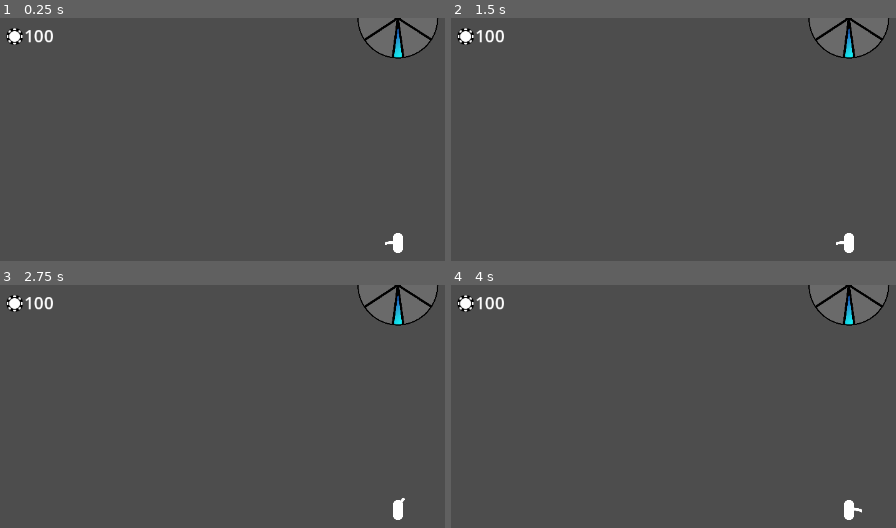
Above: before the commit, frames 1-4 (two rows, left to right).
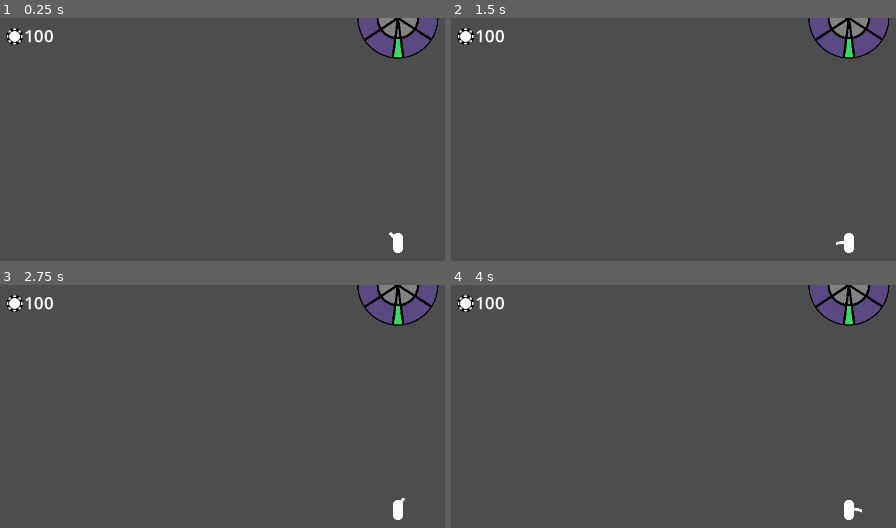
Above: after the commit, the same moments.

Repository: ClipperDev/spinning-game
Game: Godot game, scene res://levels/test_world.tscn
The game is run twice, just before and just after one commit, with the same random seed, the same clock (stepped at 60 frames per second) and the same inputs.
Inputs (mouse positions are in pixels of both pictures, inside the frame that each line leads up to):
- Up to frame 1 (0.25 s): no input
- Up to frame 2 (1.5 s): tap Enter at 0.5 s; move the mouse to (outside the picture) at 0.52 s; press the mouse at (outside the picture) at 0.53 s; hold D (right) from 0.53 s (still down); tap Space (jump) at 0.77, 1.25 s; move the mouse to (outside the picture) at 1.27 s; release the mouse at (outside the picture) at 1.28 s; tap Q (spin) at 1.35 s
- Up to frame 3 (2.75 s): tap Space (jump) at 1.52 s; tap Enter at 2 s; move the mouse to (outside the picture) at 2.02 s; release D (right) at 2.03 s; press the mouse at (outside the picture) at 2.03 s; hold A (left) from 2.03 s (still down)
- Up to frame 4 (4 s): tap Space (jump) at 2.75, 3.02, 3.77 s; move the mouse to (outside the picture) at 2.77 s; release A (left) at 2.78 s; release the mouse at (outside the picture) at 2.78 s; hold D (right) from 2.78 s (still down); tap Q (spin) at 2.85 s; tap Enter at 3.5 s; move the mouse to (outside the picture) at 3.52 s; press the mouse at (outside the picture) at 3.53 s

The runs differ from the first frame. In frame 1, 1.6% of the frame differs, in the area x 80-99%, y 0-94%; in frame 2, 1.6%; in frame 3, 1.6%; in frame 4, 1.6%.

Commit message:
quick image replacements

Diff:
--- a/scripts/player.gd
+++ b/scripts/player.gd
@@ -27,7 +27,7 @@
 func _physics_process(delta: float) -> void:
 	# onle the basic movement is in play rn, maybe change this later
 	if not is_on_floor():
-		velocity += get_gravity() * 0.9 * delta
+		velocity += get_gravity() * delta
 	if Input.is_action_just_pressed("jump") and is_on_floor():
 		velocity.y = -jump_vel
 	var direction := Input.get_axis("left", "right")
--- a/ui/wheel.tscn
+++ b/ui/wheel.tscn
@@ -8,7 +8,7 @@
 anchors_preset = 0
 
 [node name="JackpotPlaceholder" type="Sprite2D" parent="." unique_id=1901642495]
-position = Vector2(2, 150)
+position = Vector2(1, 150)
 rotation = 3.1415927
 texture = ExtResource("1_oyw86")
 
@@ -47,6 +47,7 @@
 texture = ExtResource("2_fccca")
 
 [node name="slot_1" type="Area2D" parent="." unique_id=800931037]
+visible = false
 
 [node name="CollisionPolygon2D2" type="CollisionPolygon2D" parent="slot_1" unique_id=1703584030]
 position = Vector2(80, 126.00001)
@@ -54,6 +55,7 @@
 polygon = PackedVector2Array(-9.5, -148.8, -9.5, -147.3, -54.800003, -142.5, -60, -142.5, -121.5, -122.7, -121.5, -116.8, -1.5, 139.1, -1.5, 141.9, 3.199997, 142.9, 120.399994, -116.5, 121.899994, -116.5, 122.899994, -121.2, 102.5, -130.4, 102.5, -131.9, 65.5, -140.9, 65.5, -142.3)
 
 [node name="slot_2" type="Area2D" parent="." unique_id=823722900]
+visible = false
 
 [node name="CollisionPolygon2D3" type="CollisionPolygon2D" parent="slot_2" unique_id=187954933]
 position = Vector2(147, 20.999998)
@@ -61,6 +63,7 @@
 polygon = PackedVector2Array(-9.5, -148.8, -9.5, -147.3, -54.800003, -142.5, -60, -142.5, -121.5, -122.7, -121.5, -116.8, -1.5, 139.1, -1.5, 141.9, 3.199997, 142.9, 120.399994, -116.5, 121.899994, -116.5, 122.899994, -121.2, 102.5, -130.4, 102.5, -131.9, 65.5, -140.9, 65.5, -142.3)
 
 [node name="slot_3" type="Area2D" parent="." unique_id=1393785933]
+visible = false
 
 [node name="CollisionPolygon2D4" type="CollisionPolygon2D" parent="slot_3" unique_id=838261480]
 position = Vector2(110.99999, -98.99999)
@@ -68,12 +71,14 @@
 polygon = PackedVector2Array(-9.5, -148.8, -9.5, -147.3, -54.800003, -142.5, -60, -142.5, -121.5, -122.7, -121.5, -116.8, -1.5, 139.1, -1.5, 141.9, 3.199997, 142.9, 120.399994, -116.5, 121.899994, -116.5, 122.899994, -121.2, 102.5, -130.4, 102.5, -131.9, 65.5, -140.9, 65.5, -142.3)
 
 [node name="slot_4" type="Area2D" parent="." unique_id=262303307]
+visible = false
 
 [node name="CollisionPolygon2D5" type="CollisionPolygon2D" parent="slot_4" unique_id=102047264]
 position = Vector2(-2, -150)
 polygon = PackedVector2Array(-9.5, -148.8, -9.5, -147.3, -54.800003, -142.5, -60, -142.5, -121.5, -122.7, -121.5, -116.8, -1.5, 139.1, -1.5, 141.9, 3.199997, 142.9, 120.399994, -116.5, 121.899994, -116.5, 122.899994, -121.2, 102.5, -130.4, 102.5, -131.9, 65.5, -140.9, 65.5, -142.3)
 
 [node name="slot_5" type="Area2D" parent="." unique_id=360886046]
+visible = false
 
 [node name="CollisionPolygon2D6" type="CollisionPolygon2D" parent="slot_5" unique_id=377020648]
 position = Vector2(-116, -96.99999)
@@ -81,6 +86,7 @@
 polygon = PackedVector2Array(-9.5, -148.8, -9.5, -147.3, -54.800003, -142.5, -60, -142.5, -121.5, -122.7, -121.5, -116.8, -1.5, 139.1, -1.5, 141.9, 3.199997, 142.9, 120.399994, -116.5, 121.899994, -116.5, 122.899994, -121.2, 102.5, -130.4, 102.5, -131.9, 65.5, -140.9, 65.5, -142.3)
 
 [node name="slot_6" type="Area2D" parent="." unique_id=2112952931]
+visible = false
 
 [node name="CollisionPolygon2D7" type="CollisionPolygon2D" parent="slot_6" unique_id=463712240]
 position = Vector2(-149, 23.999992)
@@ -88,6 +94,7 @@
 polygon = PackedVector2Array(-9.5, -148.8, -9.5, -147.3, -54.800003, -142.5, -60, -142.5, -121.5, -122.7, -121.5, -116.8, -1.5, 139.1, -1.5, 141.9, 3.199997, 142.9, 120.399994, -116.5, 121.899994, -116.5, 122.899994, -121.2, 102.5, -130.4, 102.5, -131.9, 65.5, -140.9, 65.5, -142.3)
 
 [node name="slot_7" type="Area2D" parent="." unique_id=743286400]
+visible = false
 
 [node name="CollisionPolygon2D8" type="CollisionPolygon2D" parent="slot_7" unique_id=1212328186]
 position = Vector2(-79, 128)
@@ -95,6 +102,7 @@
 polygon = PackedVector2Array(-9.5, -148.8, -9.5, -147.3, -54.800003, -142.5, -60, -142.5, -121.5, -122.7, -121.5, -116.8, -1.5, 139.1, -1.5, 141.9, 3.199997, 142.9, 120.399994, -116.5, 121.899994, -116.5, 122.899994, -121.2, 102.5, -130.4, 102.5, -131.9, 65.5, -140.9, 65.5, -142.3)
 
 [node name="slot_8" type="Area2D" parent="." unique_id=1431410449]
+visible = false
 
 [node name="CollisionPolygon2D" type="CollisionPolygon2D" parent="slot_8" unique_id=1993523792]
 position = Vector2(2, 150)
Binary file changed: pngs/jackpot_placeholder.png
Binary file changed: pngs/normal_placeholder.png
